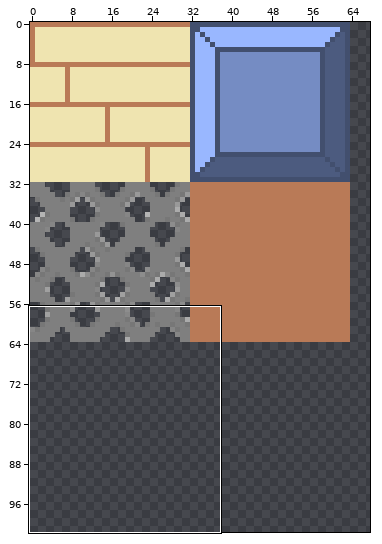
One commit to this sprite sheet: data/img/all_tiles.png. Above: a wide view before the commit, with the close-up outlined.
Close-up. Before the edit:
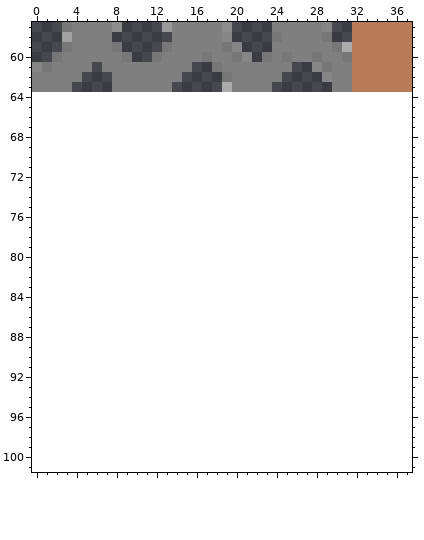
The file is 64x64 pixels. Colours within 5 levels of each other are drawn and written as one. Shown: x 0..37, y 57..101. The old version is drawn lined up with the new one, on the new canvas. The wide view leaves out empty margins.
New version:
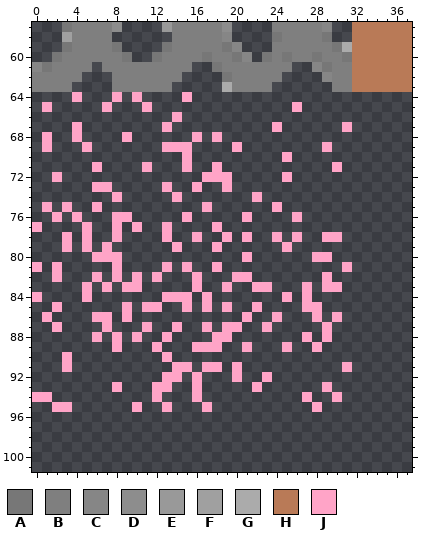
Palette (. is transparent): A #777777  B #7f7f7f  C #868686  D #8d8d8d  E #999999  F #a0a0a0  G #ababab  H #b97a57  J #ffa4c7
Change:
canvas 64x64 -> 128x128
@@ x 0..37 @@
  63 BBBB....BBBBBB.....GBBBB......BBHHHHHH
- 64 ......................................
- 65 ......................................
- 66 ......................................
- 67 ......................................
- 68 ......................................
- 69 ......................................
- 70 ......................................
- 71 ......................................
- 72 ......................................
- 73 ......................................
- 74 ......................................
- 75 ......................................
- 76 ......................................
- 77 ......................................
- 78 ......................................
- 79 ......................................
- 80 ......................................
- 81 ......................................
- 82 ......................................
- 83 ......................................
- 84 ......................................
- 85 ......................................
- 86 ......................................
- 87 ......................................
- 88 ......................................
- 89 ......................................
- 90 ......................................
- 91 ......................................
- 92 ......................................
- 93 ......................................
- 94 ......................................
- 95 ......................................
+ 64 ....J...J.J....J......................
+ 65 .J.....J...J..............J...........
+ 66 ..............J.......................
+ 67 ....J........J..........J......J......
+ 68 .J..J....J......J.J...................
+ 69 .J...J.......JJJ....J........J........
+ 70 ...............J.........J............
+ 71 ......J....J...J..J...........J.......
+ 72 ..J..............JJJ.....J............
+ 73 ......JJ.....J..J..J..................
+ 74 ........J.....J.......J...............
+ 75 .J.J..J..........J......J.............
+ 76 ..J.J...JJ.....J.....J....J...........
+ 77 J....J..J.J..J....J...................
+ 78 ...J.J..J....J..J..J.J..J.J..JJ.......
+ 79 ...J.J.J......J...J......J............
+ 80 ......JJJ............J......JJ........
+ 81 J.J.....J....J.J..J............J......
+ 82 ..J...J.J.J.J...J...JJ.......J........
+ 83 .....J.J.JJ.....J..J..JJ...J.JJ.......
+ 84 J....J.......JJJ.J.......J.J..........
+ 85 ..J......J.JJ..J.J.J..J....JJ.........
+ 86 .J....JJ.J...........J..J...J.J.......
+ 87 ..J....J...J..J..J.JJ..J.....J........
+ 88 ......J.J.J..J....JJ.......J.J........
+ 89 ........J...J...JJJ..J...J..J.........
+ 90 ...J.........J........................
+ 91 ...J..........JJ.JJ.J..........J......
+ 92 .............JJ.J...J..J..............
+ 93 ........J...JJ..J.....J......J........
+ 94 JJ..........J...J..........J..J.......
+ 95 ..JJ......J..J...J..........J.........
  96 ......................................
Where, in picture pixels (left, top, right, bottom), the same in both close-ups:
added: (32, 92, 352, 412)
